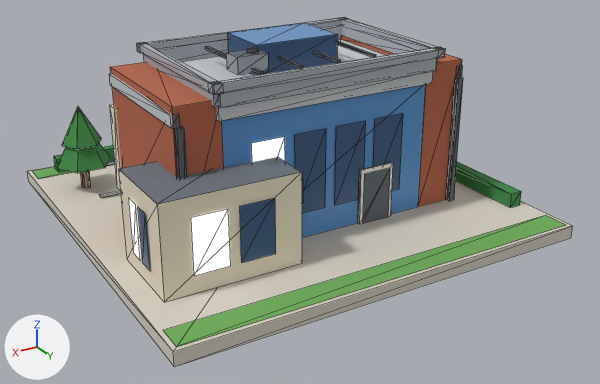
The glTF model public/models/22.glb, before and after one commit.
The view is the same before and after, from a 50 mm lens placed at (0.907, 1.608, 0.833), pointed at (-0.01, 0.079, 0.068). Lighting does not change. The marker at lower left points along +X, +Y and +Z. The first picture is the older version. Mesh edges are drawn as thin lines. Vertices at exactly the same position are counted once.

The scene before the commit, as lines of its bpy script (objects in view):
```python
ob_b22 = bpy.data.objects.new('b22', me_b22)
ob_b22.location = (0.0, 0.0, 0.0)
```
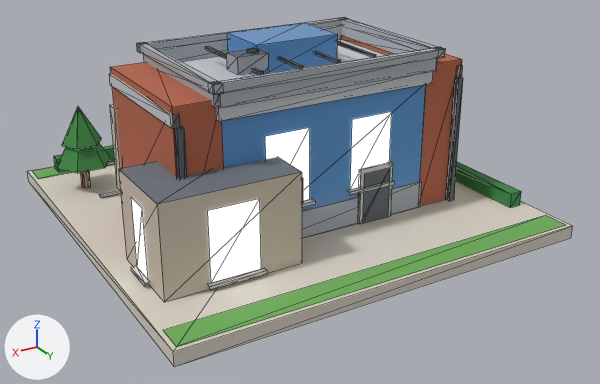
Changed parts and their boxes [x1, y1, x2, y2] in the pictures (600 x 384 px):
'b22', surface changed, reshaped
    both: [27, 17, 573, 367]
part 1 of me_b22, added
    after: [302, 181, 422, 238]
part 2 of me_b22, rebuilt (39% wider)
    before: [373, 113, 403, 191]
    after: [350, 112, 392, 190]
part 3 of me_b22, rebuilt (50% wider, 30% taller)
    before: [129, 198, 140, 260]
    after: [131, 198, 148, 279]
part 4 of me_b22, rebuilt
    before: [252, 137, 285, 162]
    after: [265, 128, 310, 201]
part 5 of me_b22, deleted
    before: [138, 121, 366, 276]
part 6 of me_b22, added
    after: [131, 180, 394, 290]
part 7 of me_b22, recoloured (lighter)
    both: [227, 32, 338, 76]

Edits to the bpy script that builds the scene:
```text
Change mat_wall_cream:
    where n2 = _N.new('ShaderNodeMix'); n2.name = 'Mix'
    n2.inputs[7].default_value: (0.823, 0.738, 0.578, 1.0) -> (0.604, 0.521, 0.423, 1.0)  # 'B', pale yellow #eadfc8 -> 'B', light grey #ccbfae
Change mat_white:
    where n2 = _N.new('ShaderNodeMix'); n2.name = 'Mix'
    n2.inputs[7].default_value: (0.88, 0.855, 0.791, 1.0) -> (0.617, 0.597, 0.552, 1.0)  # 'B', white #f1eee6 -> 'B', light grey #cecbc4
Add mat_glow_window_res:
    mat_glow_window_res = bpy.data.materials.new('glow_window_res')
    # nodes: BsdfPrincipled, Mix, OutputMaterial, VertexColor
    # colours: blue #3d5a82, mixed with the vertex colours
Change me_b22:
    used by ob_b22; location = (0.0, 0.0, 0.0)
    remove me_b22.from_pydata(...)  # 651 vertices, 748 faces; spans x -0.48..0.48, y -0.48..0.48, z 0.0..0.43
    add me_b22.from_pydata(...)  # 667 vertices, 770 faces; spans x -0.48..0.48, y -0.48..0.48, z 0.0..0.43
    me_b22 part 1: the loose piece of 8 vertices spanning x -0.48..0.48, y -0.48..0.48, z 0.0..0.03 is copied, and the copy is scaled about its middle by (0.527, 0.36, 2.13), then moved by (0.0, 0.05, 0.047), in mat_slab; it spans x -0.253..0.253, y -0.123..0.223, z 0.03..0.094
    me_b22 part 2: the loose piece of 4 vertices spanning x -0.188..-0.112, y 0.223, z 0.09..0.27 is rebuilt with 4 vertices and now spans x -0.157..-0.052, y 0.223, z 0.117..0.279, in mat_glow_window_res
    me_b22 part 3: the loose piece of 4 vertices spanning x 0.433, y 0.176..0.214, z 0.07..0.19 is rebuilt with 4 vertices and now spans x 0.433, y 0.191..0.25, z 0.044..0.196, in mat_glow_window_res
    me_b22 part 4: the loose piece of 4 vertices spanning x 0.112..0.188, y 0.223, z 0.09..0.27 is rebuilt with 4 vertices and now spans x 0.052..0.157, y 0.223, z 0.117..0.279, in mat_glow_window_res
    me_b22 part 5: 11 loose pieces with 44 vertices, spanning x -0.253..0.433, y -0.123..0.323, z 0.07..0.27, are deleted
    me_b22 part 6
    34 vertices are added at x -0.264..0.444, y -0.133..0.333, z 0.037..0.196
    12 new vertices lie (0.121, 0.0, 0.0) away from vertices in x -0.165..0.044, y -0.133..0.234, z 0.109..0.117
    6 new vertices lie (0.011, 0.0, 0.0) away from vertices in x -0.264..0.433, y -0.023..0.258, z 0.044..0.117
    2 new faces join them, mat_glow_window_res
    32 new faces join them, mat_white
    me_b22 part 7: 8 faces spanning x -0.1..0.1, y -0.05..0.09, z 0.36..0.43 switch from mat_glass_dark to mat_glass_blue
    other edits to the shape of me_b22 do not show in these pictures
    add me_b22.materials.append(mat_glow_window_res)
```
